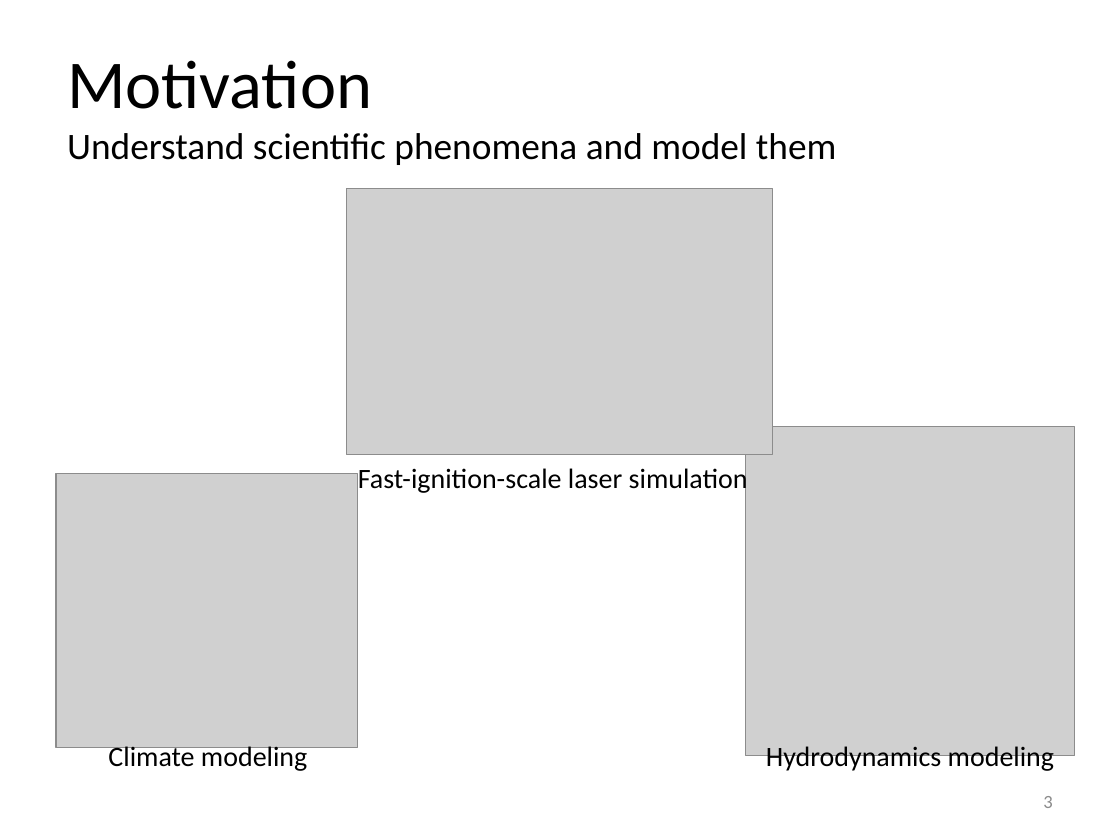
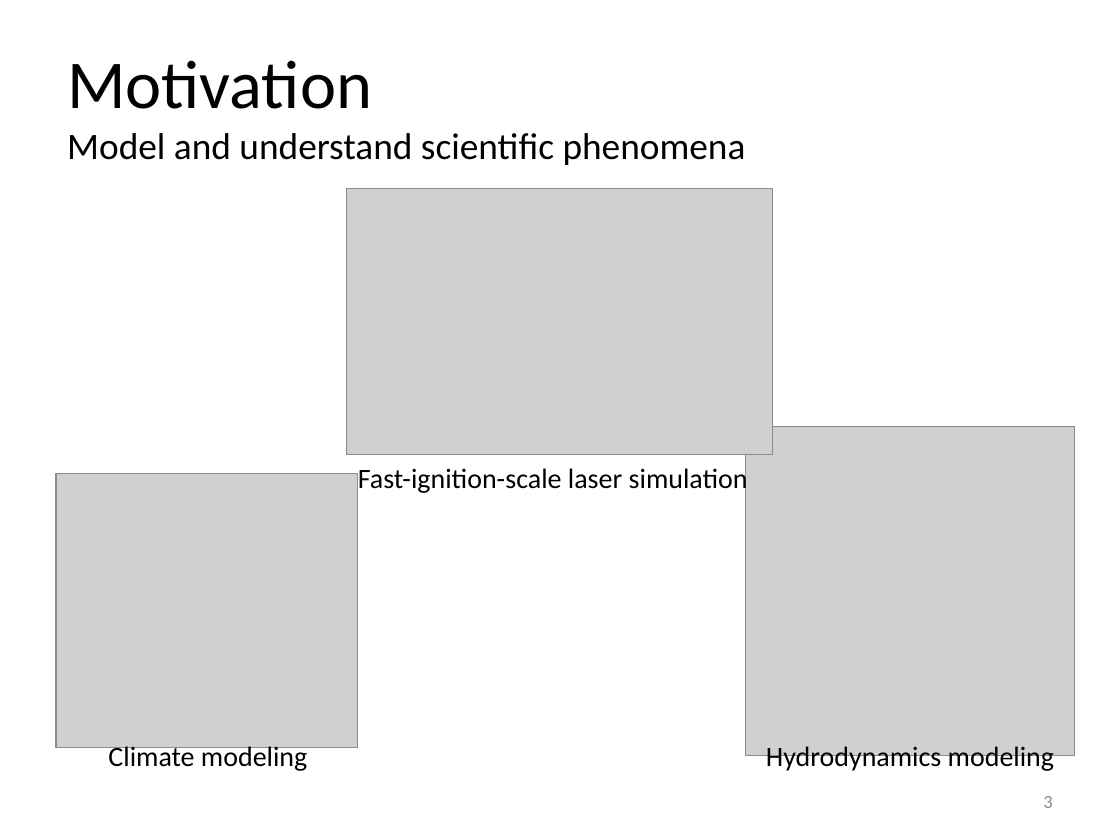
Before and after one commit to simoatze/oral_qualifier, a slide deck: slide 3 of presentation/presentation.pptx. Drawn at 1120x840 pixels with LibreOffice and Linux fonts; fonts in the diff are those of the drawing; grey boxes stand for pictures. Boxes give left, top, right and bottom in pixels: in the first picture for what was removed or moved away, otherwise in the second. Text is boxed around its words. In the diff, an @@ line names an element or a change of style, - is before the commit and + after.

```diff
--- a/presentation/presentation.pptx
+++ b/presentation/presentation.pptx
@@ title at [67, 60, 746, 165]: text changed @@
-Motivation
-Understand scientific phenomena and model them
+Motivation
+Model and understand scientific phenomena
```
Also in this commit, not shown: 4 other slides changed, 2 other files.
